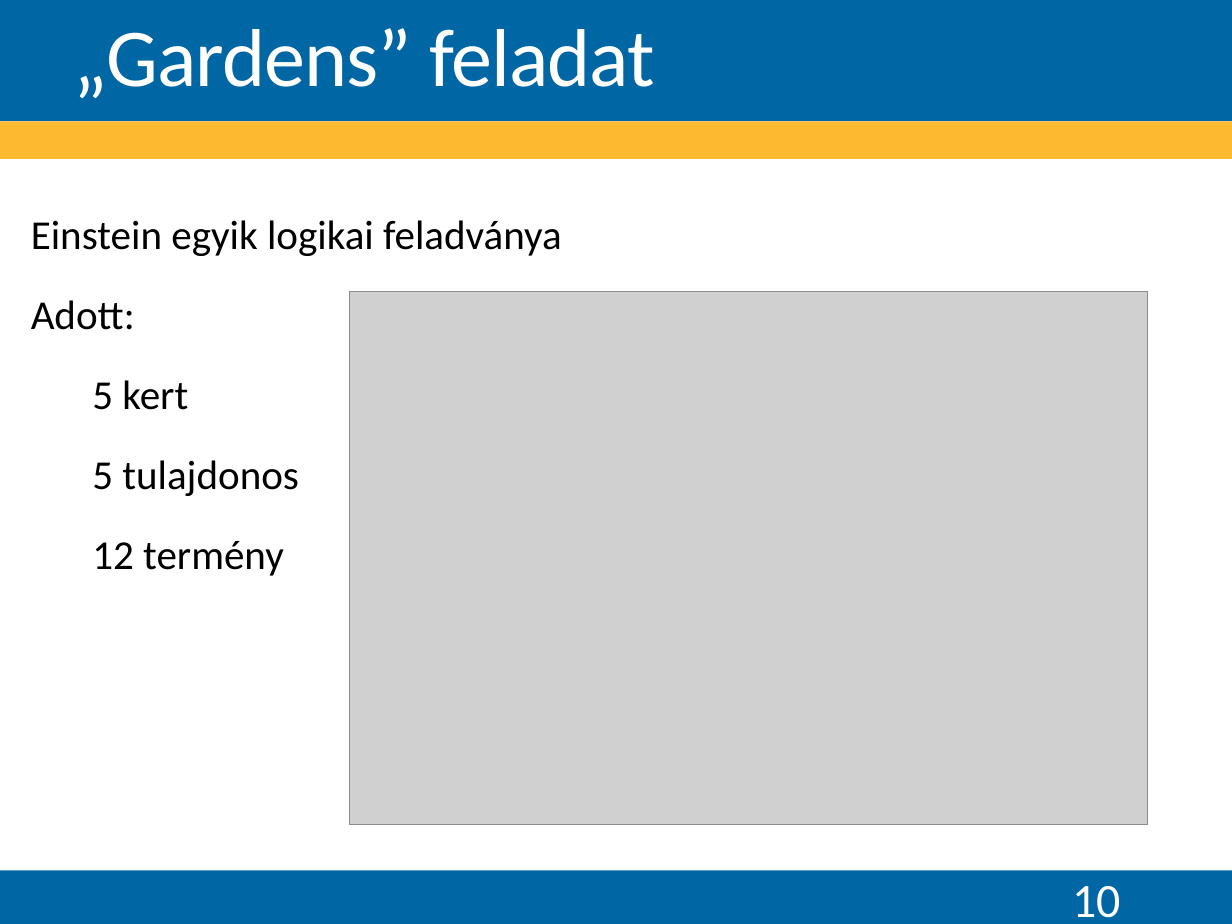
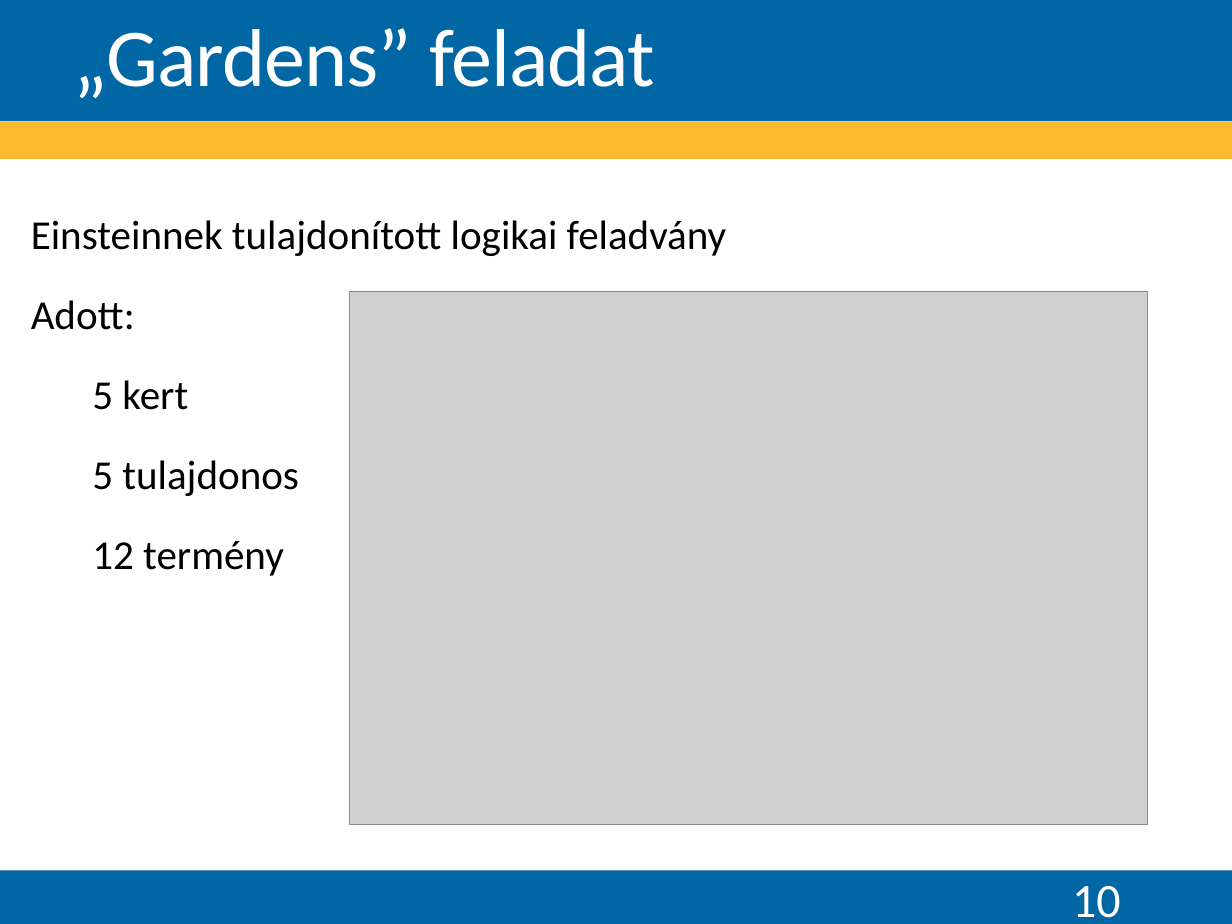
Before and after one commit to Teaching-projects/SZE-Peku221b, a slide deck: slide 10 of CP_Dolgozat/Előadás/Logikai feladványok megoldása korlátprogramozással.pptx. Drawn at 1232x924 pixels with LibreOffice and Linux fonts; fonts in the diff are those of the drawing; grey boxes stand for pictures; background and template pictures are left out. Boxes give left, top, right and bottom in pixels: in the first picture for what was removed or moved away, otherwise in the second. Text is boxed around its words. In the diff, an @@ line names an element or a change of style, - is before the commit and + after.

```diff
--- a/CP_Dolgozat/Előadás/Logikai feladványok megoldása korlátprogramozással.pptx
+++ b/CP_Dolgozat/Előadás/Logikai feladványok megoldása korlátprogramozással.pptx
@@ text at [31, 220, 727, 256]: text changed @@
-Einstein egyik logikai feladványa
+Einsteinnek tulajdonított logikai feladvány
```
Also in this commit, not shown: 2 other slides changed.
